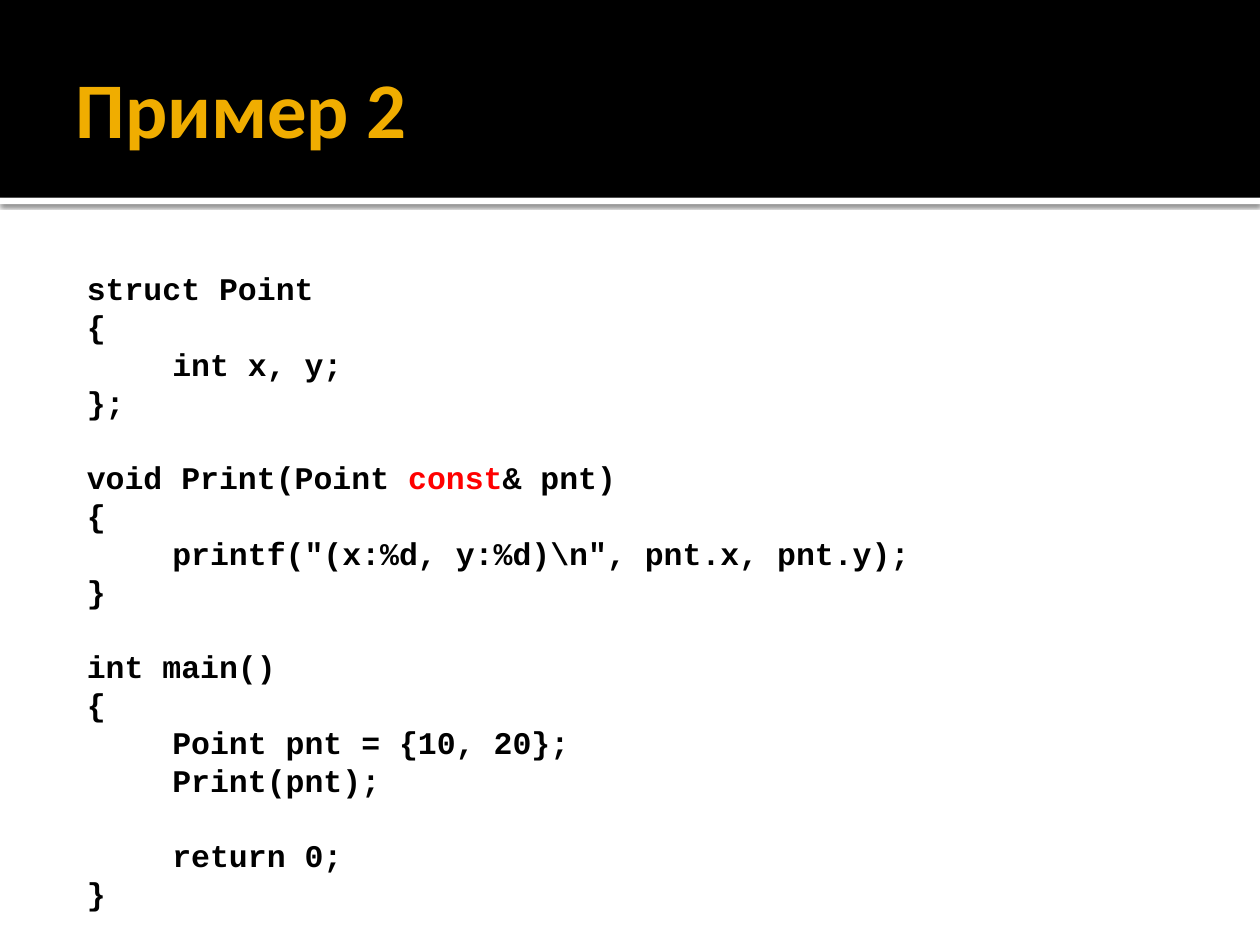
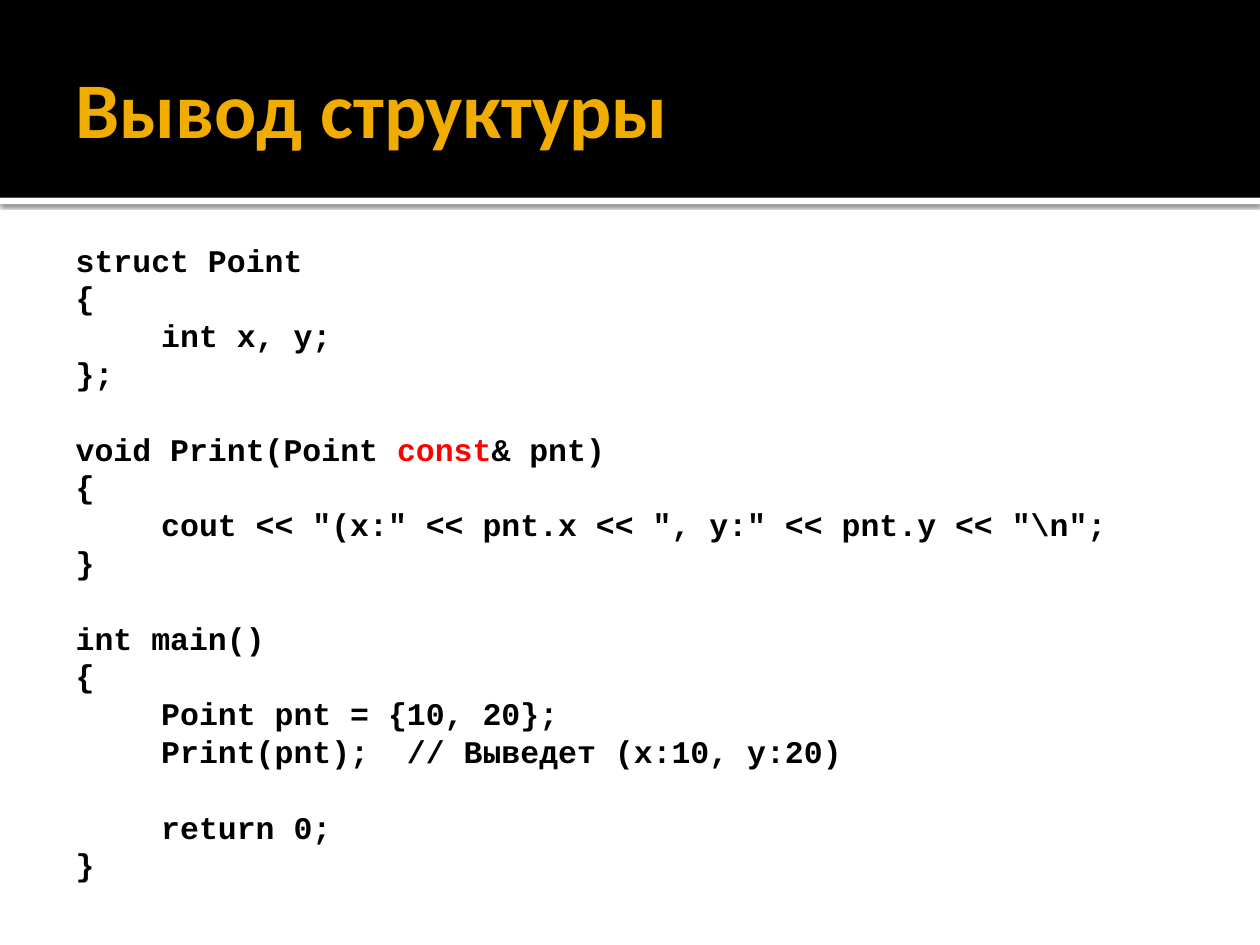
Before and after one commit to alexey-malov/oop, a slide deck: slide 116 of lectures/01/Синтаксис C++.pptx. Drawn at 1260x945 pixels with LibreOffice and Linux fonts; fonts in the diff are those of the drawing. Boxes give left, top, right and bottom in pixels: in the first picture for what was removed or moved away, otherwise in the second. Text is boxed around its words. In the diff, an @@ line names an element or a change of style, - is before the commit and + after.

```diff
--- a/lectures/01/Синтаксис C++.pptx
+++ b/lectures/01/Синтаксис C++.pptx
@@ title at [76, 87, 668, 151]: text changed @@
-Пример 2
+Вывод структуры
@@ text "struct Point": place and size @@
-text "struct Point" at [87, 277, 909, 873]
+text "struct Point" at [76, 249, 1107, 845]
@@ text at [161, 513, 1107, 543]: text changed @@
-printf("(x:%d, y:%d)\n", pnt.x, pnt.y);
+cout << "(x:" << pnt.x << ", y:" << pnt.y << "\n";
@@ text at [161, 740, 841, 770]: text changed @@
-Print(pnt);
+Print(pnt); // Выведет (x:10, y:20)
```
Also in this commit, not shown: 38 other slides changed, 2 slides added, 2 slides removed.
